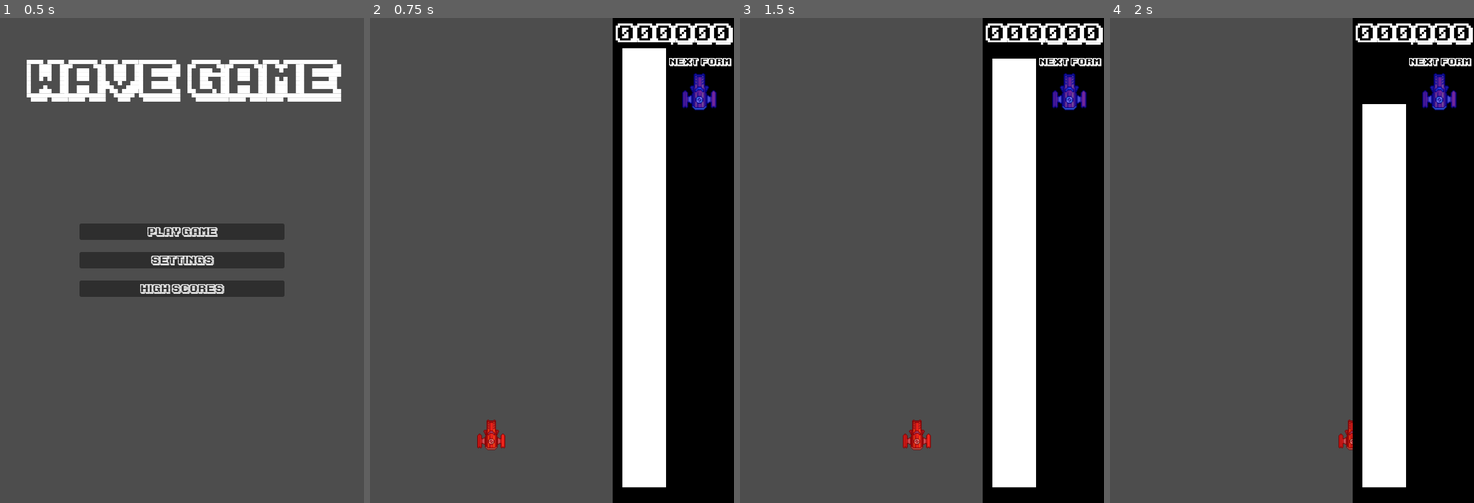
Above: before the commit, frames 1-4 (left to right).
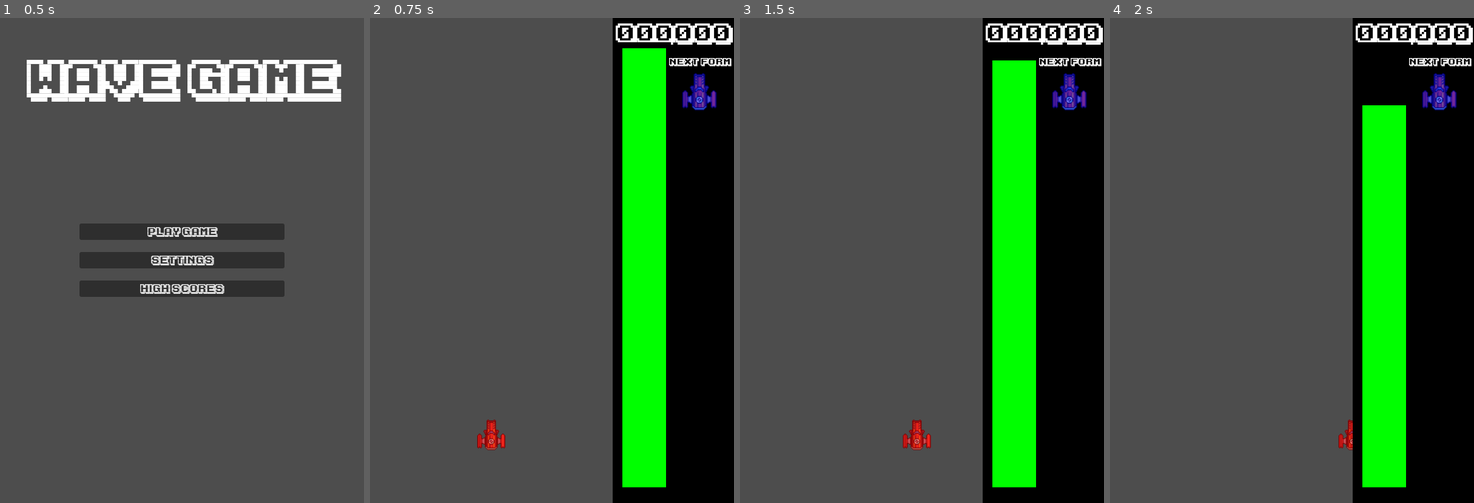
Above: after the commit, the same moments.

Repository: parkernalch/wave-jam
Game: Godot game, scene res://Scenes/Menus/menus.tscn
Two runs of this game, one before a commit and one after it. Both use one fixed random seed, a clock stepped at 60 frames per second and the inputs below.
Inputs (mouse positions are in pixels of both pictures, inside the frame that each line leads up to):
- Up to frame 1 (0.5 s): no input
- Up to frame 2 (0.75 s): click "Play Game" at 0.5 s
- Up to frame 3 (1.5 s): tap Enter at 1.25 s; move the mouse to (1002, 236) at 1.27 s; hold D (right) from 1.28 s (still down); hold Shift (boost) from 1.28 s (still down)
- Up to frame 4 (2 s): keep holding D (right); keep holding Shift (boost)

Frame 1 is identical in both runs. In frame 2, 11% of the frame differs, in the area x 69-82%, y 6-97%; in frame 3, 11%; in frame 4, 9.5%.

Commit message:
Amplitude bar changes color at thresholds

Diff:
--- a/Scenes/Game/AmplitudeBar.gd
+++ /dev/null
@@ -1,16 +0,0 @@
-extends TextureProgressBar
-
-
-@export var healthy_color = Color.GREEN
-@export var caution_color = Color.YELLOW
-@export var danger_color = Color.RED
-
-@export var caution_zone = 0.6
-@export var danger_zone = 0.3
-
-
-func _ready() -> void:
-	signal_bus.amplitude_changed.connect(update)
-
-func update(amplitude) -> void:
-	value = amplitude
--- a/Scenes/Game/AmplitudeBar/AmplitudeBar.gd
+++ b/Scenes/Game/AmplitudeBar/AmplitudeBar.gd
@@ -1,8 +1,28 @@
-extends TextureProgressBar
+extends Control
+
+@export var healthy_color = Color.GREEN
+@export var caution_color = Color.YELLOW
+@export var danger_color = Color.RED
+
+@export var caution_zone = 0.6
+@export var danger_zone = 0.3
+
+var max_value = 100.0
+@onready var progress = $Progress
+
+func _ready() -> void:
+	set_color()
+	signal_bus.amplitude_changed.connect(update)
 
 
-func _ready() -> void:
-	signal_bus.amplitude_changed.connect(update)
+func update(amplitude) -> void:
+	progress.value = amplitude
+	set_color()
 
-func update(amplitude) -> void:
-	value = amplitude
+func set_color():
+	if progress.value / max_value >= caution_zone:
+		globals.set_tint(progress, healthy_color, 1)
+	elif progress.value / max_value >= danger_zone:
+		globals.set_tint(progress, caution_color, 1)
+	else:
+		globals.set_tint(progress, danger_color, 1)
--- a/Scenes/Game/AmplitudeBar/AmplitudeBar.tscn
+++ b/Scenes/Game/AmplitudeBar/AmplitudeBar.tscn
@@ -1,15 +1,33 @@
-[gd_scene load_steps=4 format=3 uid="uid://bjt85faac56m6"]
+[gd_scene load_steps=6 format=3 uid="uid://bjt85faac56m6"]
 
 [ext_resource type="Texture2D" uid="uid://358ew66x0dje" path="res://Scenes/Game/AmplitudeBar/outlinetohealthbar.png" id="1_2egt3"]
-[ext_resource type="Script" uid="uid://qo5jixekmrfi" path="res://Scenes/Game/AmplitudeBar/AmplitudeBar.gd" id="1_hcs0h"]
+[ext_resource type="Script" uid="uid://cfcagu5yqde1c" path="res://Scenes/Game/AmplitudeBar/AmplitudeBar.gd" id="1_hcs0h"]
+[ext_resource type="Shader" uid="uid://bepaqe3k8xiln" path="res://Assets/Shaders/TintShader.gdshader" id="1_r5lmy"]
 [ext_resource type="Texture2D" uid="uid://06mly6vji3ws" path="res://Scenes/Game/AmplitudeBar/progress.png" id="2_r5lmy"]
 
-[node name="AmplitudeBar" type="TextureProgressBar"]
+[sub_resource type="ShaderMaterial" id="ShaderMaterial_r5lmy"]
+shader = ExtResource("1_r5lmy")
+shader_parameter/tint_color = Color(1, 0, 0, 1)
+shader_parameter/tint_strength = 1.0
+
+[node name="AmplitudeBar" type="Control"]
+layout_mode = 3
+anchors_preset = 0
 offset_right = 600.0
 offset_bottom = 300.0
 rotation = -1.5707964
+script = ExtResource("1_hcs0h")
+
+[node name="Progress" type="TextureProgressBar" parent="."]
+material = SubResource("ShaderMaterial_r5lmy")
+layout_mode = 0
+offset_right = 40.0
+offset_bottom = 40.0
 value = 100.0
-texture_under = ExtResource("1_2egt3")
+texture_progress = ExtResource("2_r5lmy")
+
+[node name="Over" type="TextureProgressBar" parent="."]
+layout_mode = 0
+offset_right = 40.0
+offset_bottom = 40.0
 texture_over = ExtResource("1_2egt3")
-texture_progress = ExtResource("2_r5lmy")
-script = ExtResource("1_hcs0h")
